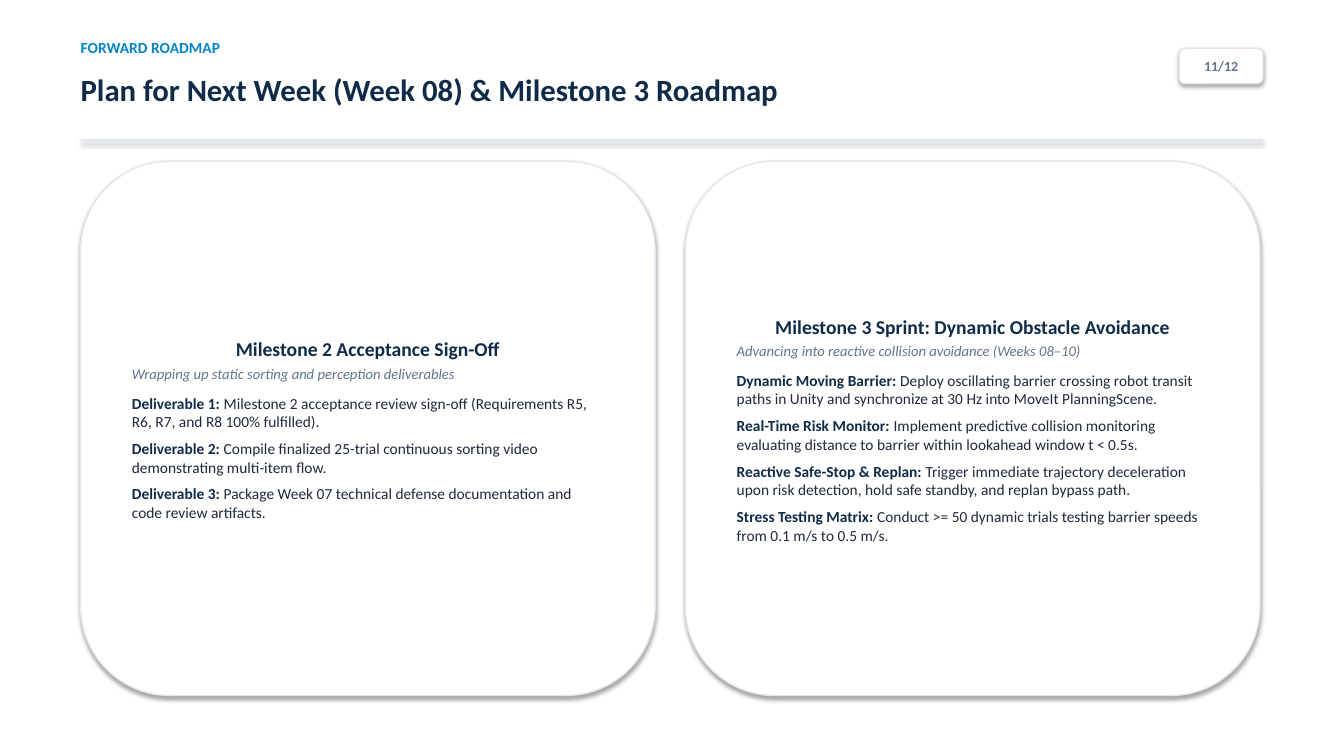
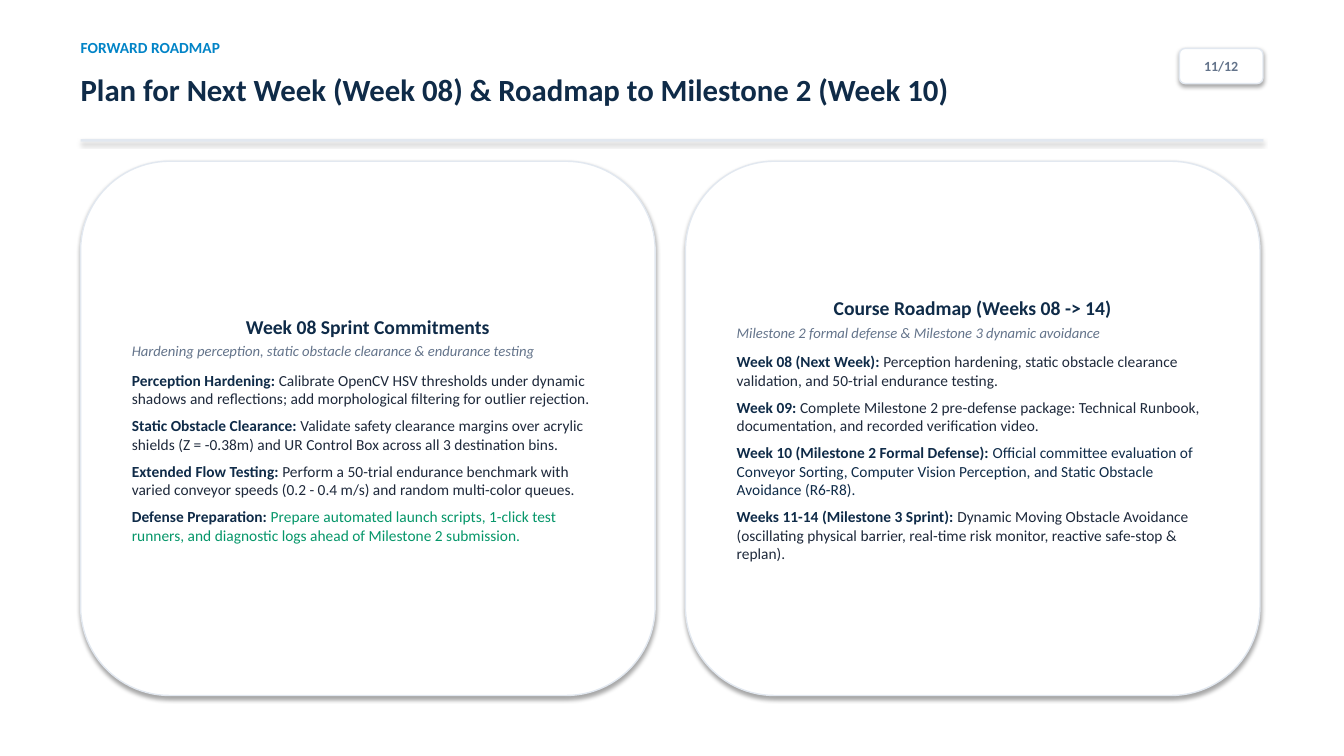
Before and after one commit to lnkduyy/VGU26-Project-UC8, a slide deck: slide 11 of docs/week07/UC8_Week07_Presentation.pptx. Drawn at 1344x756 pixels with LibreOffice and Linux fonts; fonts in the diff are those of the drawing. Boxes give left, top, right and bottom in pixels: in the first picture for what was removed or moved away, otherwise in the second. Text is boxed around its words. In the diff, an @@ line names an element or a change of style, - is before the commit and + after.

Commit message:
docs(week07): align Slide 11 with Week 08 sprint goals and Week 10 Milestone 2 defense

```diff
--- a/docs/week07/UC8_Week07_Presentation.pptx
+++ b/docs/week07/UC8_Week07_Presentation.pptx
@@ text at <box>81,78,948,106</box>: text changed @@
-Plan for Next Week (Week 08) & Milestone 3 Roadmap
+Plan for Next Week (Week 08) & Roadmap to Milestone 2 (Week 10)
@@ text in rounded rectangle at <box>132,320,589,544</box>: text changed @@
-Milestone 2 Acceptance Sign-Off
-Wrapping up static sorting and perception deliverables
-Deliverable 1: Milestone 2 acceptance review sign-off (Requirements R5, R6, R7, and R8 100% fulfilled).
-Deliverable 2: Compile finalized 25-trial continuous sorting video demonstrating multi-item flow.
-Deliverable 3: Package Week 07 technical defense documentation and code review artifacts.
+Week 08 Sprint Commitments
+Hardening perception, static obstacle clearance & endurance testing
+Perception Hardening: Calibrate OpenCV HSV thresholds under dynamic shadows and reflections; add morphological filtering for outlier rejection.
+Static Obstacle Clearance: Validate safety clearance margins over acrylic shields (Z = -0.38m) and UR Control Box across all 3 destination bins.
+Extended Flow Testing: Perform a 50-trial endurance benchmark with varied conveyor speeds (0.2 - 0.4 m/s) and random multi-color queues.
+Defense Preparation: Prepare automated launch scripts, 1-click test runners, and diagnostic logs ahead of Milestone 2 submission.
@@ text in rounded rectangle at <box>737,300,1200,562</box>: text changed @@
-Milestone 3 Sprint: Dynamic Obstacle Avoidance
-Advancing into reactive collision avoidance (Weeks 08–10)
-Dynamic Moving Barrier: Deploy oscillating barrier crossing robot transit paths in Unity and synchronize at 30 Hz into MoveIt PlanningScene.
-Real-Time Risk Monitor: Implement predictive collision monitoring evaluating distance to barrier within lookahead window t < 0.5s.
-Reactive Safe-Stop & Replan: Trigger immediate trajectory deceleration upon risk detection, hold safe standby, and replan bypass path.
-Stress Testing Matrix: Conduct >= 50 dynamic trials testing barrier speeds from 0.1 m/s to 0.5 m/s.
+Course Roadmap (Weeks 08 -> 14)
+Milestone 2 formal defense & Milestone 3 dynamic avoidance
+Week 08 (Next Week): Perception hardening, static obstacle clearance validation, and 50-trial endurance testing.
+Week 09: Complete Milestone 2 pre-defense package: Technical Runbook, documentation, and recorded verification video.
+Week 10 (Milestone 2 Formal Defense): Official committee evaluation of Conveyor Sorting, Computer Vision Perception, and Static Obstacle Avoidance (R6-R8).
+Weeks 11-14 (Milestone 3 Sprint): Dynamic Moving Obstacle Avoidance (oscillating physical barrier, real-time risk monitor, reactive safe-stop & replan).
```
Also in this commit, not shown: 1 other slide changed, 5 other files.
